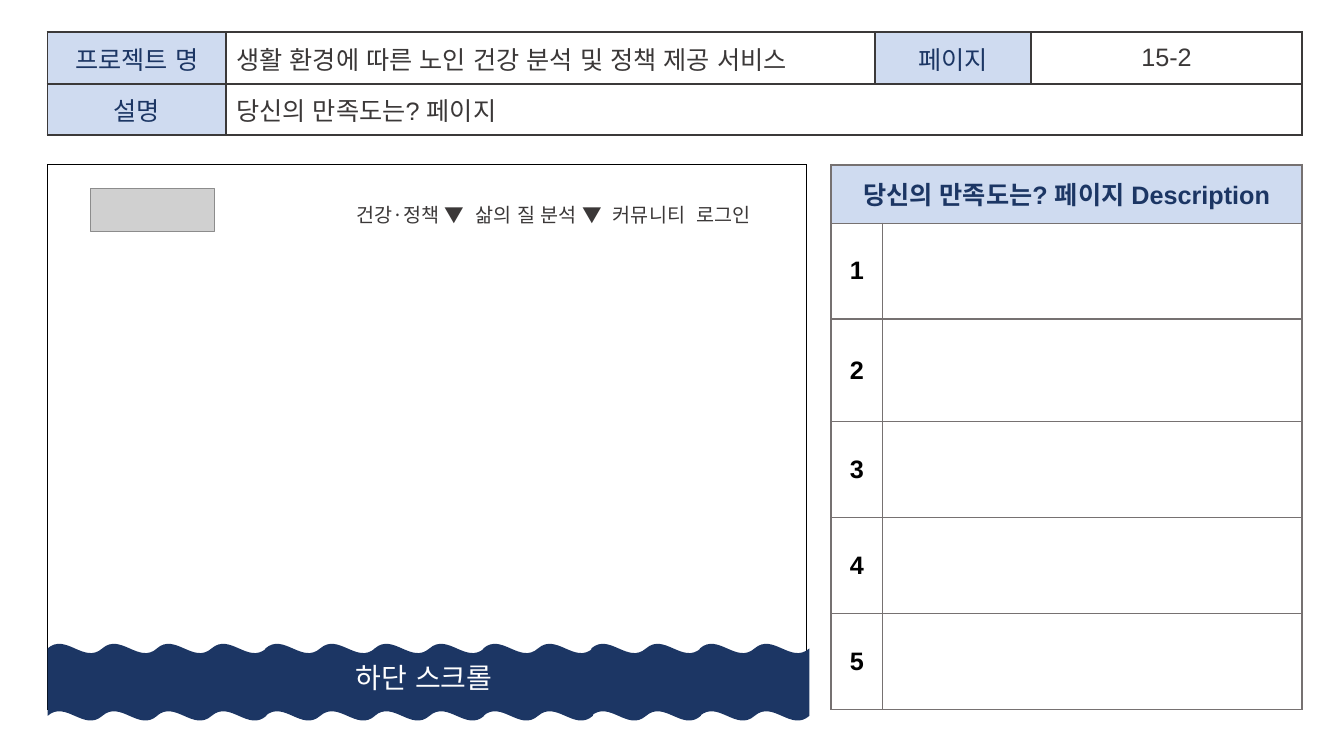
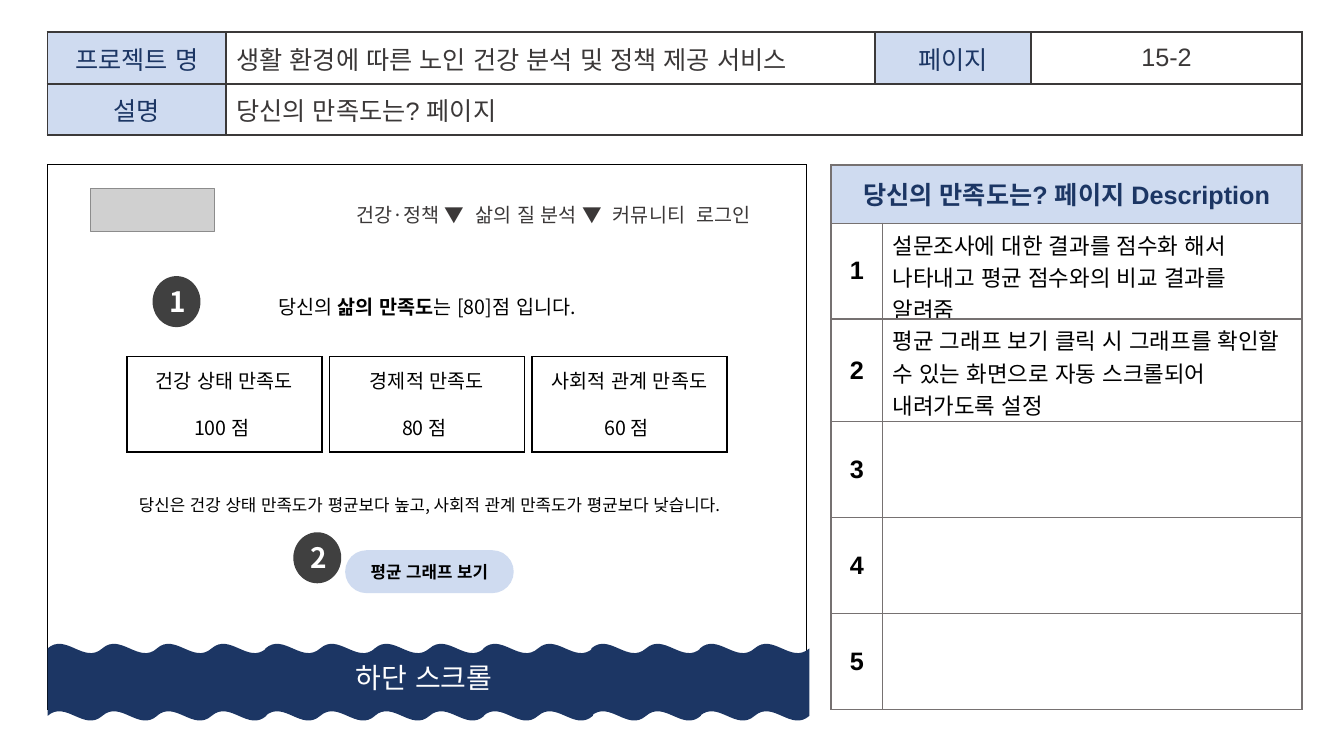
Before and after one commit to p1p2p1/Project_DLT, a slide deck: slide 36 of project_1/4. 화면설계서/2조_화면설계서_V0.7.pptx. Drawn at 1344x756 pixels with LibreOffice and Linux fonts; fonts in the diff are those of the drawing; grey boxes stand for pictures. Boxes give left, top, right and bottom in pixels: in the first picture for what was removed or moved away, otherwise in the second. Text is boxed around its words. In the diff, an @@ line names an element or a change of style, - is before the commit and + after.

Commit message:
화면설계서 업데이트

```diff
--- a/project_1/4. 화면설계서/2조_화면설계서_V0.7.pptx
+++ b/project_1/4. 화면설계서/2조_화면설계서_V0.7.pptx
@@ table at (x1=831, y1=164, x2=1302, y2=710) @@
-row 2, column 2: 
+row 2, column 2: 설문조사에 대한 결과를 점수화 해서 나타내고 평균 점수와의 비교 결과를 알려줌
-row 3, column 2: 
+row 3, column 2: 평균 그래프 보기 클릭 시 그래프를 확인할 수 있는 화면으로 자동 스크롤되어 내려가도록 설정
@@ ellipse added at (x1=152, y1=276, x2=201, y2=328), fill #404040, 20 pt, text #FFFFFF, bold @@
+1
@@ text added at (x1=278, y1=297, x2=576, y2=318), 14 pt, text #000000 @@
+당신의 삶의 만족도는 [80]점 입니다.
@@ rectangle added at (x1=127, y1=357, x2=322, y2=453), outline #000000 1 pt, 14 pt, text #000000 @@
+건강 상태 만족도
+100 점
@@ rectangle added at (x1=330, y1=357, x2=524, y2=453), outline #000000 1 pt, 14 pt, text #000000 @@
+경제적 만족도
+80 점
@@ rectangle added at (x1=532, y1=357, x2=727, y2=453), outline #000000 1 pt, 14 pt, text #000000 @@
+사회적 관계 만족도
+60 점
@@ text added at (x1=139, y1=497, x2=719, y2=514), 12 pt, text #000000 @@
+당신은 건강 상태 만족도가 평균보다 높고, 사회적 관계 만족도가 평균보다 낮습니다.
@@ ellipse added at (x1=293, y1=532, x2=342, y2=584), fill #404040, 20 pt, text #FFFFFF, bold @@
+2
@@ rounded rectangle added at (x1=345, y1=551, x2=513, y2=594), fill #CFDBF0, 12 pt, text #000000, bold @@
+평균 그래프 보기
```
Also in this commit, not shown: 15 other slides changed.
